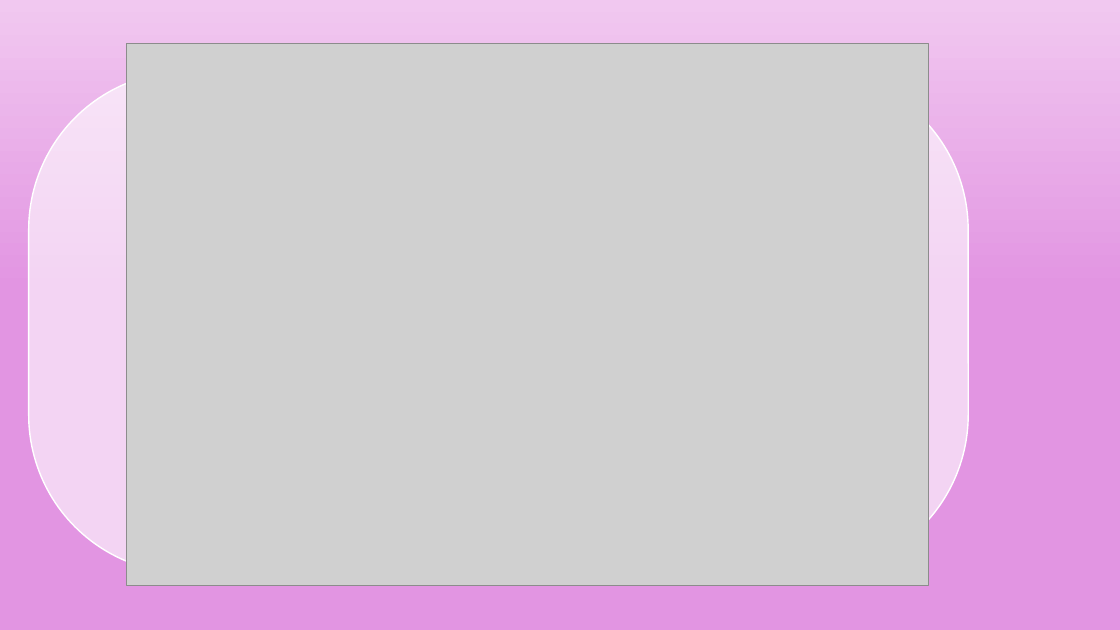
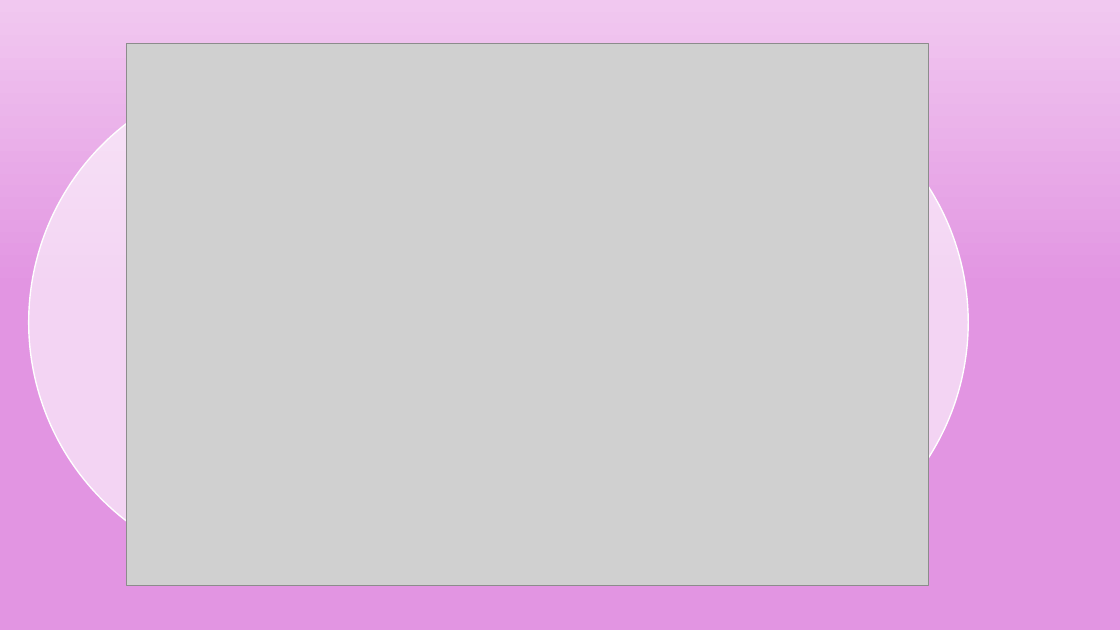
Before and after one commit to nuclearmayhem1/PapirStridsvogner, a slide deck: slide 11 of GodotIntroKurs.odp. Drawn at 1120x630 pixels with LibreOffice and Linux fonts; fonts in the diff are those of the drawing; grey boxes stand for pictures; background and template pictures are left out. Boxes give left, top, right and bottom in pixels: in the first picture for what was removed or moved away, otherwise in the second. Text is boxed around its words. In the diff, an @@ line names an element or a change of style, - is before the commit and + after.

```diff
--- a/GodotIntroKurs.odp
+++ b/GodotIntroKurs.odp
@@ rounded rectangle at (28, 71, 969, 573): proportions changed @@
```
Also in this commit, not shown: 16 other slides changed, 1 slide added.
